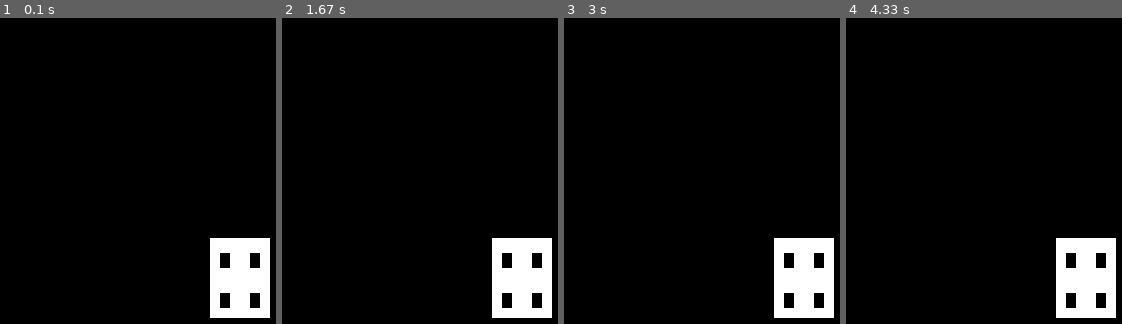
Above: before the commit, frames 1-4 (left to right).
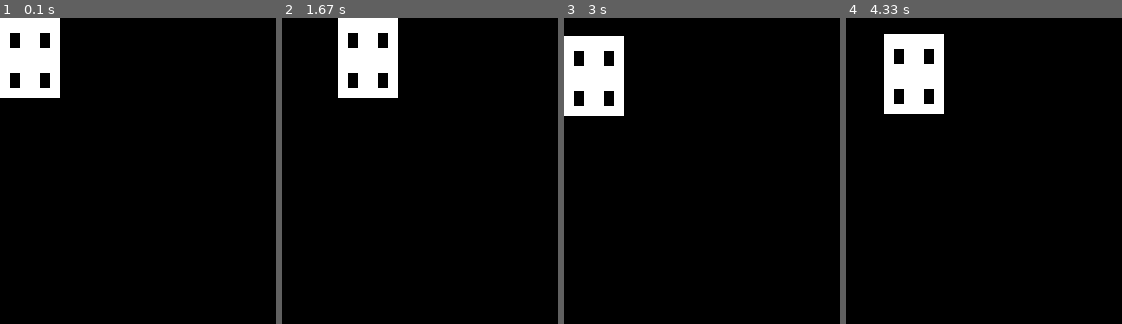
Above: after the commit, the same moments.

Repository: KhalidOwlWalid/vehicle_sim
Game: pygame game, started from theory/pygame_kbm.py
Two runs of this game, one before a commit and one after it. Both use one fixed random seed, a clock stepped at 60 frames per second and the inputs below.
Inputs:
- Up to frame 1 (0.1 s): no input
- Up to frame 2 (1.67 s): hold D 0.33-0.8 s; hold W 0.83-1.13 s; hold D 1.17-1.63 s
- Up to frame 3 (3 s): hold A 1.67-2.2 s; hold S 2.23-2.53 s; hold A 2.57-2.97 s
- Up to frame 4 (4.33 s): hold W 3-3.37 s; hold D 3.4-4.03 s; hold S from 4.07 s (still down)

The runs differ from the first frame. In frame 1, 9.9% of the frame differs, in the area x 0-98%, y 0-99%; in frame 2, 9.9%; in frame 3, 9.9%; in frame 4, 9.9%.

Commit message:
Add keyboard control to car

Diff:
--- a/theory/pygame_kbm.py
+++ b/theory/pygame_kbm.py
@@ -1,16 +1,21 @@
 import pygame
+from pygame.locals import (K_w, K_a, K_s, K_d, KEYDOWN, K_ESCAPE)
 
 # TODO(Khalid): Create a color dictionary
+# TODO(Khalid): Modularize this class cause it sucks
 class Car(pygame.sprite.Sprite):
     def __init__(self):
         super(Car, self).__init__()
 
+        self.x = 0
+        self.y = 0
+
         # Create the body of the car
         CHASSIS_WIDTH = 60
         CHASSIS_HEIGHT = 80
-        self.chassis_surf = pygame.Surface((CHASSIS_WIDTH, CHASSIS_HEIGHT))
-        self.chassis_surf.fill((255, 255, 255))
-        self.rect = self.chassis_surf.get_rect()
+        self.surf = pygame.Surface((CHASSIS_WIDTH, CHASSIS_HEIGHT))
+        self.surf.fill((255, 255, 255))
+        self.rect = self.surf.get_rect()
 
         # Create wheels
         WHEEL_WIDTH = 10
@@ -20,21 +25,41 @@
         self.fl_surf = pygame.Surface((WHEEL_WIDTH, WHEEL_HEIGHT))
         self.fl_surf.fill((0,0,0))
         self.fl_rect = self.fl_surf.get_rect()
-        self.chassis_surf.blit(self.fl_surf, dest=(CHASSIS_CENTER[0] - 15, CHASSIS_CENTER[1] - 20))
+        self.surf.blit(self.fl_surf, dest=(CHASSIS_CENTER[0] - 15, CHASSIS_CENTER[1] - 20))
 
         self.fr_surf = pygame.Surface((WHEEL_WIDTH, WHEEL_HEIGHT))
         self.fr_surf.fill((0,0,0))
         self.fr_rect = self.fr_surf.get_rect()
-        self.chassis_surf.blit(self.fr_surf, dest=(CHASSIS_CENTER[0] + 15, CHASSIS_CENTER[1] - 20))
+        self.surf.blit(self.fr_surf, dest=(CHASSIS_CENTER[0] + 15, CHASSIS_CENTER[1] - 20))
 
         # Rear wheels
-        pygame.draw.rect(self.chassis_surf, color=(0,0,0), rect=pygame.Rect(CHASSIS_CENTER[0] - 15, CHASSIS_CENTER[1] + 20, WHEEL_WIDTH, WHEEL_HEIGHT))
-        pygame.draw.rect(self.chassis_surf, color=(0,0,0), rect=pygame.Rect(CHASSIS_CENTER[0] + 15, CHASSIS_CENTER[1] + 20, WHEEL_WIDTH, WHEEL_HEIGHT))
+        pygame.draw.rect(self.surf, color=(0,0,0), rect=pygame.Rect(CHASSIS_CENTER[0] - 15, CHASSIS_CENTER[1] + 20, WHEEL_WIDTH, WHEEL_HEIGHT))
+        pygame.draw.rect(self.surf, color=(0,0,0), rect=pygame.Rect(CHASSIS_CENTER[0] + 15, CHASSIS_CENTER[1] + 20, WHEEL_WIDTH, WHEEL_HEIGHT))
+
+    # Move the sprite based on user keypresses
+    def update(self, pressed_keys):
+        if pressed_keys[K_w]:
+            self.rect.move_ip(0, -1)
+        if pressed_keys[K_s]:
+            self.rect.move_ip(0, 1)
+        if pressed_keys[K_a]:
+            self.rect.move_ip(-1, 0)
+        if pressed_keys[K_d]:
+            self.rect.move_ip(1, 0)
+
+            # Keep player on the screen
+        if self.rect.left < 0:
+            self.rect.left = 0
+        if self.rect.right > SCREEN_WIDTH:
+            self.rect.right = SCREEN_WIDTH
+        if self.rect.top <= 0:
+            self.rect.top = 0
+        if self.rect.bottom >= SCREEN_HEIGHT:
+            self.rect.bottom = SCREEN_HEIGHT
 
 pygame.init()
 
 # Set up the drawing window
-
 SCREEN_WIDTH = 500
 SCREEN_HEIGHT = 500
 screen = pygame.display.set_mode([SCREEN_WIDTH, SCREEN_HEIGHT])
@@ -44,6 +69,9 @@
 
 car = Car()
 
+all_sprites = pygame.sprite.Group()
+all_sprites.add(car)
+
 while running:
 
     # Did the user click the window close button?
@@ -51,10 +79,20 @@
         if event.type == pygame.QUIT:
             running = False
 
+        if event.type == KEYDOWN:
+
+            if event.key == K_ESCAPE:
+                running = False
+
+    pressed_keys = pygame.key.get_pressed()
+    car.update(pressed_keys)
+
     # Fill the background with white
     screen.fill((0, 0, 0))
 
-    screen.blit(car.chassis_surf, ((SCREEN_HEIGHT - car.chassis_surf.get_height())/2, (SCREEN_WIDTH - car.chassis_surf.get_width())/2))
+    for entity in all_sprites:
+        screen.blit(entity.surf, entity.rect)
+
     # Flip the display
     pygame.display.flip()
 
